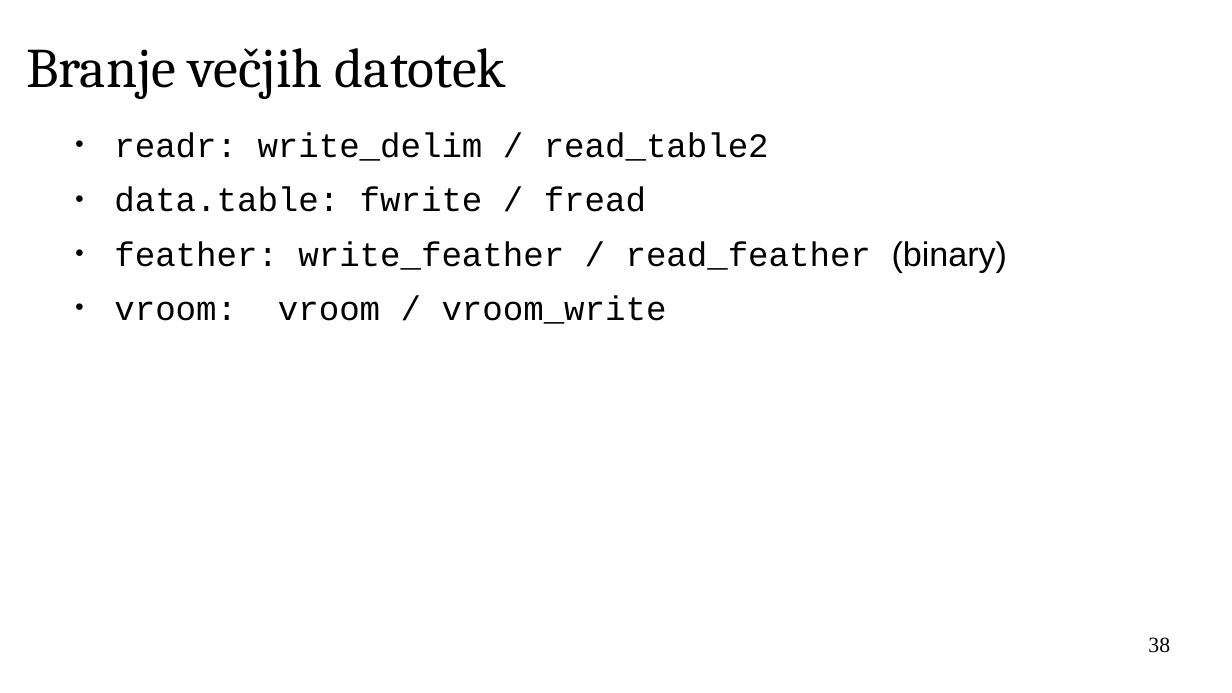
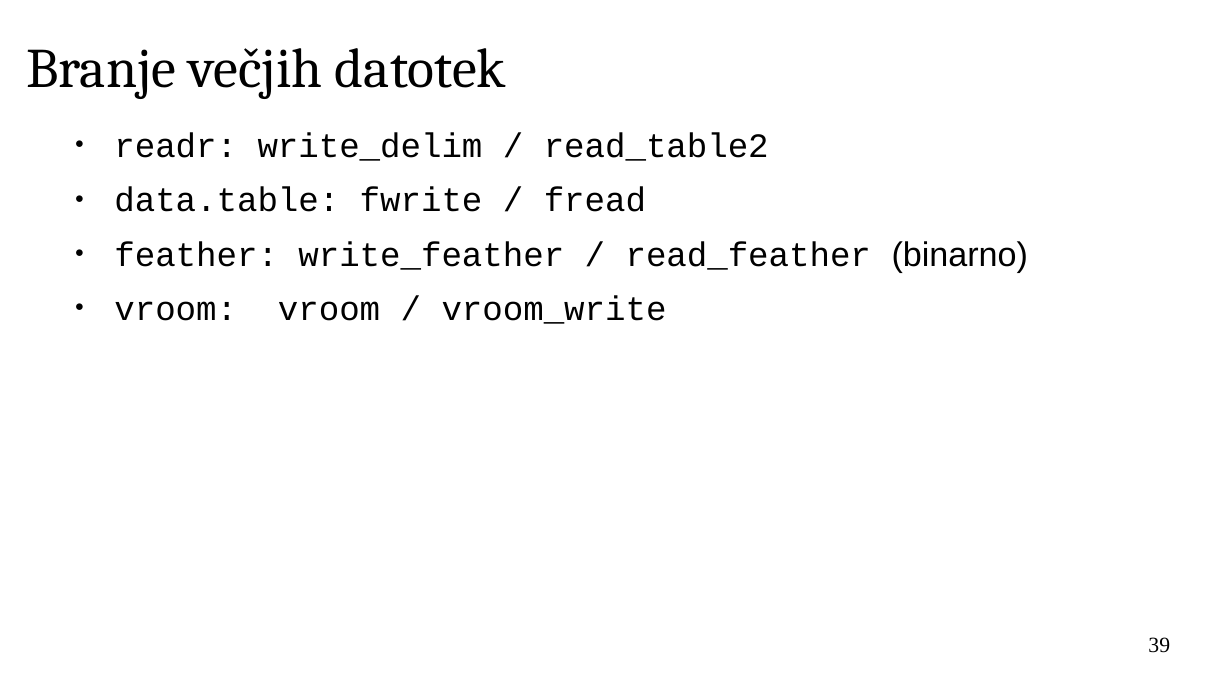
Before and after one commit to janaobsteter/R_tecaj, a slide deck: slide 39 of IT_Rtecaj.odp (slide 38 before the commit). Drawn at 1232x693 pixels with LibreOffice and Linux fonts; fonts in the diff are those of the drawing; background and template pictures are left out. Boxes give left, top, right and bottom in pixels: in the first picture for what was removed or moved away, otherwise in the second. Text is boxed around its words. In the diff, an @@ line names an element or a change of style, - is before the commit and + after.

```diff
--- a/IT_Rtecaj.odp
+++ b/IT_Rtecaj.odp
@@ text at (114, 241, 1028, 272): text changed @@
-● feather: write_feather / read_feather (binary)
+● feather: write_feather / read_feather (binarno)
@@ page number at (1148, 637, 1170, 653): text changed @@
-38
+39
```
Also in this commit, not shown: 10 other slides changed, 5 slides added, 1 other file.
